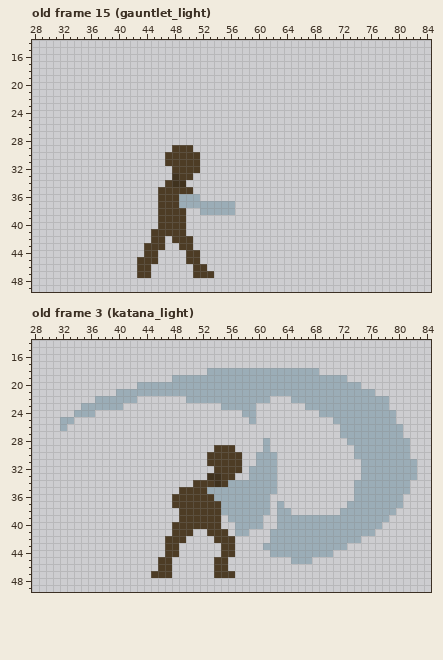
A pixel-art file gets an edit: Assets/Resources/Sprites/Player/player.aseprite. The picture above is the old version.
96x64 pixels, 41 frames. Shown: old frame 15 (gauntlet_light): x 28..84, y 14..49; old frame 3 (katana_light): x 28..84, y 14..49. The commit also changed other frames, which this record leaves out.
After the commit:
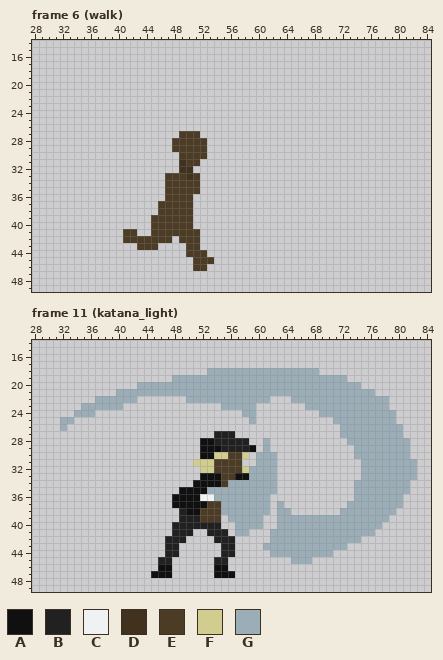
Palette (. is transparent): A #101011  B #212122  C #eff1f2  D #40321e  E #4d3c25  F #d0cd8e  G #9badb7
A new or re-ordered frame is compared with the old frame closest to it.
The edit:
layer "Layer 2" now shown
frames re-ordered
Frame 6 (walk) against old frame 15 (gauntlet_light), layers "Layer 3", "Layer 1":
Colour D replaces colour E in row 31 at x 49; in row 32 at x 49 to 50; in row 33 at x 50.
Colour E is added in row 27 at x 49 to 51; in row 28 at x 48 to 52; in row 29 at x 51 to 52; in row 30 at x 52; in row 33 at x 47 and 51; in row 34 at x 50 to 51.
Colour E is added in row 35 at x 51; in row 38 at x 50; in rows 39 to 40 at x 45 and 50; in row 41 at x 41 to 42 and 50 to 51; in row 42 at x 41 to 44, 47 and 51; in row 43 at x 43 and 51.
Colour E is added in row 44 at x 52; in row 45 at x 52 to 53.
Colour E replaces colour D in row 33 at x 48; in row 34 at x 48 to 49.
Colour E replaces colour G in rows 36 to 37 at x 49 to 50.
Colour E is removed in rows 30 to 31 at x 47 to 48; in row 32 at x 48 and 51; in rows 35 to 36 at x 46; in row 42 at x 48; in row 43 at x 46 and 49; in row 44 at x 44 to 45.
Colour E is removed in row 45 at x 43 to 45 and 50; in row 46 at x 43 to 44; in row 47 at x 43 to 44 and 51 to 53.
Colour G is removed in row 36 at x 51; in row 37 at x 51 to 56; in row 38 at x 52 to 56.
Frame 11 (katana_light) against old frame 3 (katana_light), layer "Layer 2":
Colour A is added in row 28 at x 52 to 53; in row 29 at x 52 to 53 and 59; in row 30 at x 52; in row 33 at x 52 and 57 to 58.
Colour A replaces colour D in row 33 at x 53 to 54; in row 34 at x 54.
Colour A replaces colour E in row 29 at x 54; in row 30 at x 53; in row 34 at x 51 to 53; in row 35 at x 49 to 52; in row 36 at x 48 to 51; in row 37 at x 48 to 52.
Colour A replaces colour E in row 38 at x 50 to 51; in row 46 at x 46 to 47 and 54 to 55; in row 47 at x 45 to 47 and 54 to 56.
Colour B is added in row 27 at x 54 to 56; in row 28 at x 54 to 58; in row 29 at x 57 to 58.
Colour B replaces colour E in row 29 at x 55 to 56; in row 38 at x 49; in row 39 at x 49 to 51; in row 40 at x 48 to 54; in row 41 at x 48 to 50 and 53 to 55; in row 42 at x 47 to 49 and 54 to 56.
Colour B replaces colour E in rows 43 to 44 at x 47 to 48 and 55 to 56; in row 45 at x 46 to 47 and 54 to 55.
Colour C replaces colour E in row 36 at x 52 to 53.
Colour F is added in row 30 at x 58; in row 31 at x 51 to 52; in row 32 at x 52 to 53 and 58.
Colour F replaces colour E in row 30 at x 54 to 55; in row 31 at x 53.
